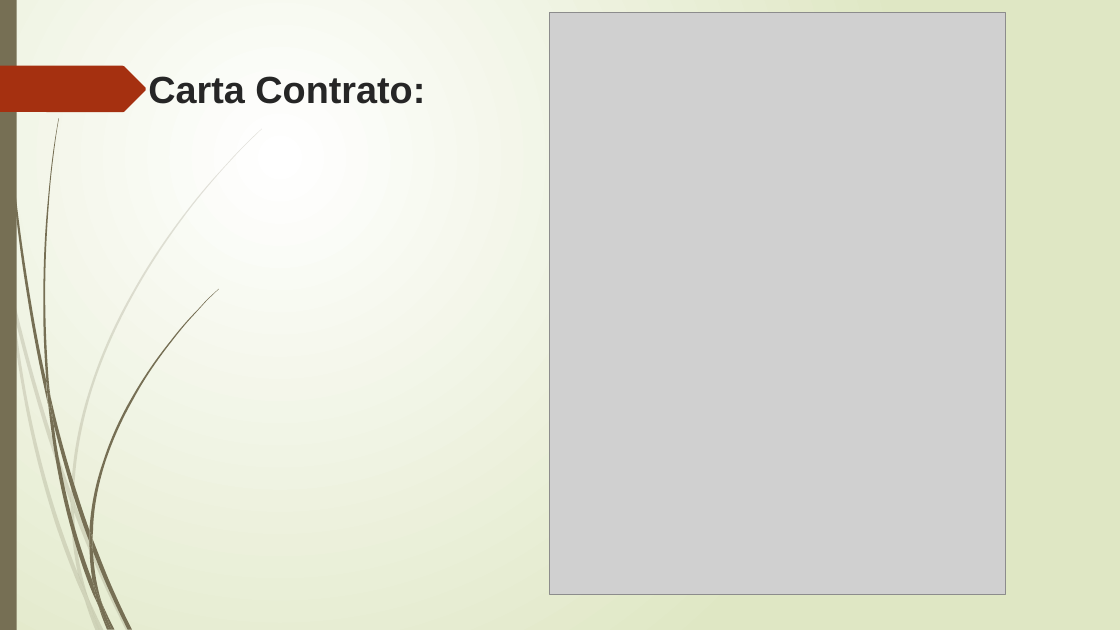
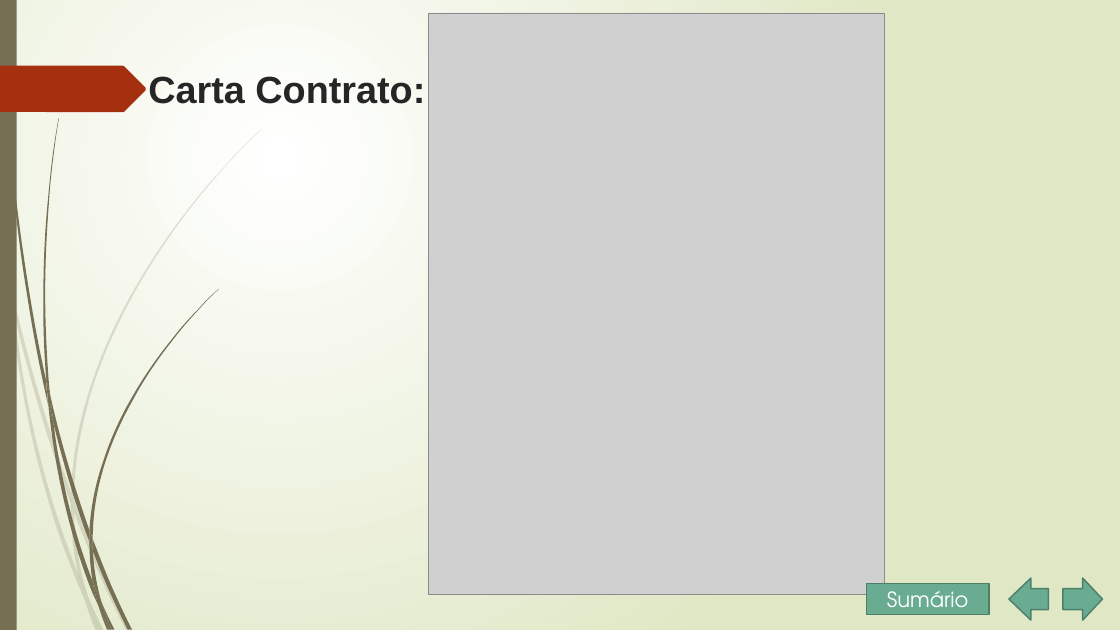
Before and after one commit to ClaudioMRB/Projeto-de-Extens-o-e-Inova-o-Interdisciplinar-II, a slide deck: slide 19 of Apresentação1.pptx. Drawn at 1120x630 pixels with LibreOffice and Linux fonts; fonts in the diff are those of the drawing; grey boxes stand for pictures. Boxes give left, top, right and bottom in pixels: in the first picture for what was removed or moved away, otherwise in the second. Text is boxed around its words. In the diff, an @@ line names an element or a change of style, - is before the commit and + after.

```diff
--- a/Apresentação1.pptx
+++ b/Apresentação1.pptx
@@ picture: place and size @@
-picture at [549,13,1006,595]
+picture at [429,13,885,595]
@@ rectangle added at [867,584,990,615], fill #6AAC91, outline #4E7F6B 1.25 pt, 18 pt, text #FFFFFF @@
+Sumário
@@ left arrow added at [1009,578,1049,620], fill #6AAC91, outline #4E7F6B 1.25 pt @@
@@ right arrow added at [1063,578,1102,620], fill #6AAC91, outline #4E7F6B 1.25 pt @@
```
Also in this commit, not shown: 1 other slide changed.
